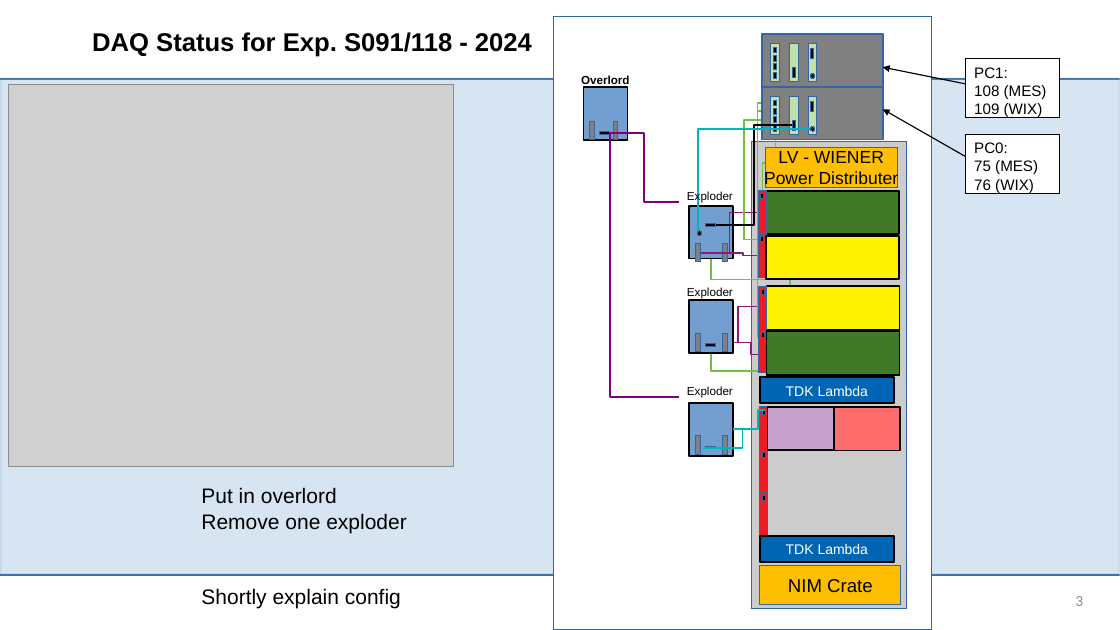
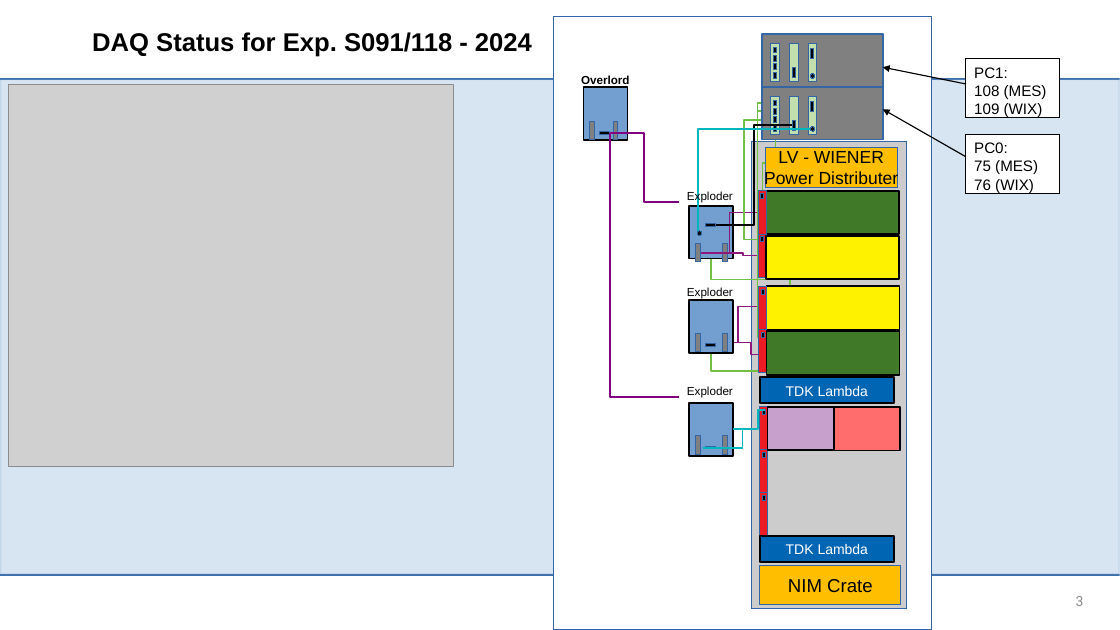
Before and after one commit to jenegger/r3bweek_24_paris, a slide deck: slide 3 of wg_califa_meeting_18_10_2024.odp. Drawn at 1120x630 pixels with LibreOffice and Linux fonts; fonts in the diff are those of the drawing; grey boxes stand for pictures; background and template pictures are left out. Boxes give left, top, right and bottom in pixels: in the first picture for what was removed or moved away, otherwise in the second. Text is boxed around its words. In the diff, an @@ line names an element or a change of style, - is before the commit and + after.

```diff
--- a/wg_califa_meeting_18_10_2024.odp
+++ b/wg_califa_meeting_18_10_2024.odp
@@ text removed at (x1=201, y1=487, x2=407, y2=609) @@
-Put in overlord
-Remove one exploder
-Shortly explain config
```
Also in this commit, not shown: 3 other slides changed, 1 other file.
